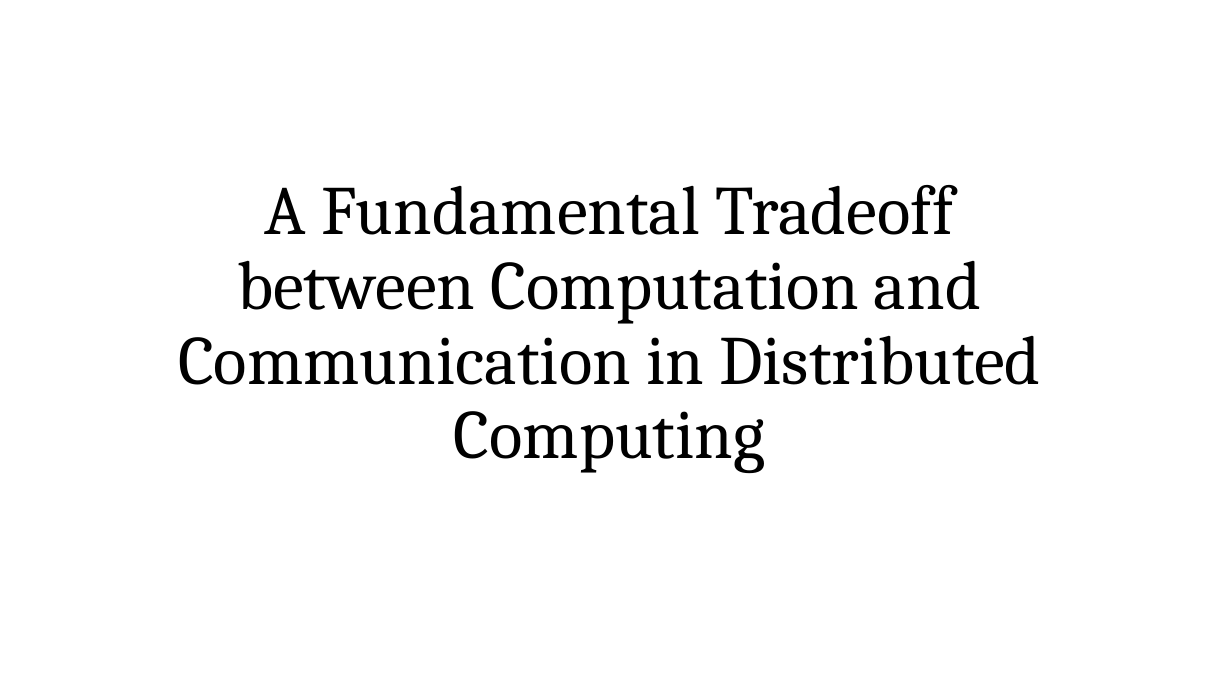
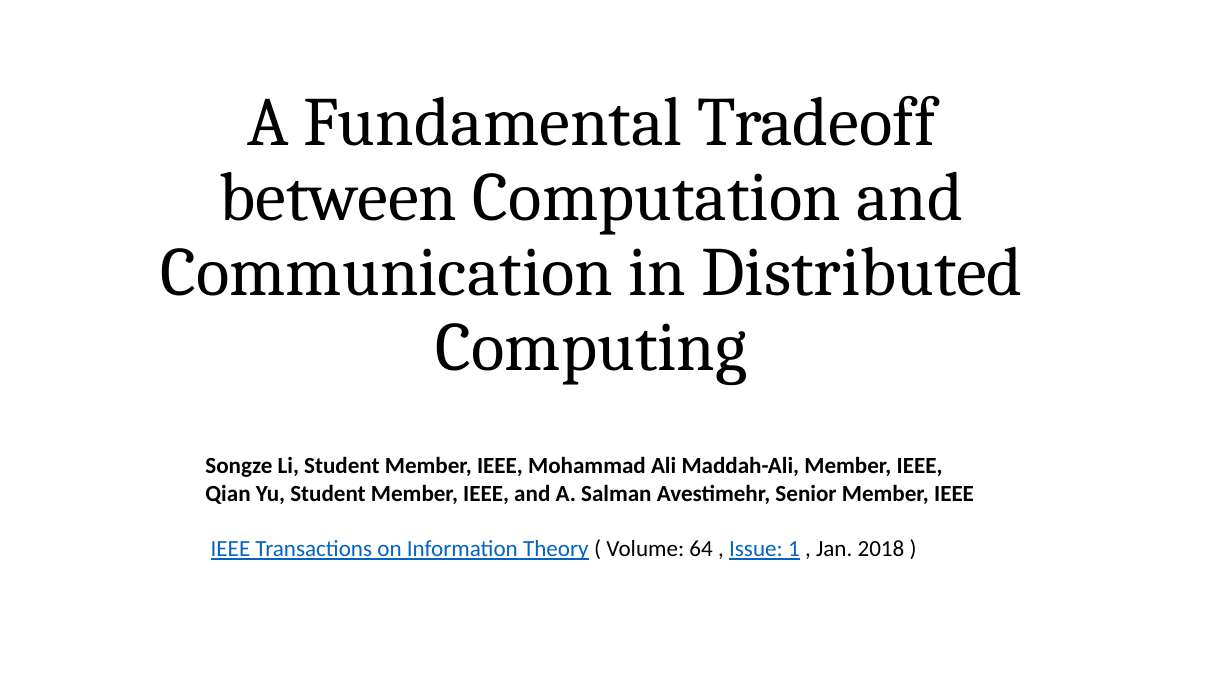
Before and after one commit to zhaojiayi/learning, a slide deck: slide 1 of EE/ppt/A Fundamental Tradeoff between Computation and Communication in Distributed Computing.pptx. Drawn at 1232x693 pixels with LibreOffice and Linux fonts; fonts in the diff are those of the drawing. Boxes give left, top, right and bottom in pixels: in the first picture for what was removed or moved away, otherwise in the second. Text is boxed around its words. In the diff, an @@ line names an element or a change of style, - is before the commit and + after.

```diff
--- a/EE/ppt/A Fundamental Tradeoff between Computation and Communication in Distributed Computing.pptx
+++ b/EE/ppt/A Fundamental Tradeoff between Computation and Communication in Distributed Computing.pptx
@@ title "A Fundamental Tradeoff between Computation ...": place and size @@
-title "A Fundamental Tradeoff between Computation ..." at [178,185,1040,473]
+title "A Fundamental Tradeoff between Computation ..." at [160,96,1023,384]
@@ text added at [205,456,974,560], 18 pt, text #000000, bold @@
+Songze Li, Student Member, IEEE, Mohammad Ali Maddah-Ali, Member, IEEE,
+Qian Yu, Student Member, IEEE, and A. Salman Avestimehr, Senior Member, IEEE
+IEEE Transactions on Information Theory ( Volume: 64 , Issue: 1 , Jan. 2018 )
```
Also in this commit, not shown: 1 other slide changed, 12 other files.
